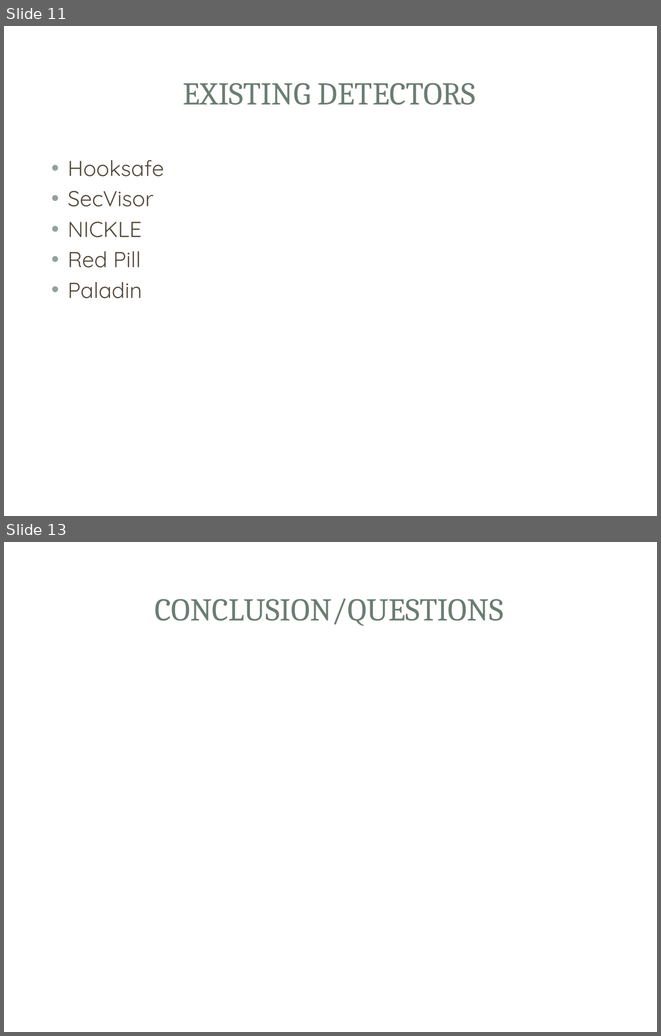
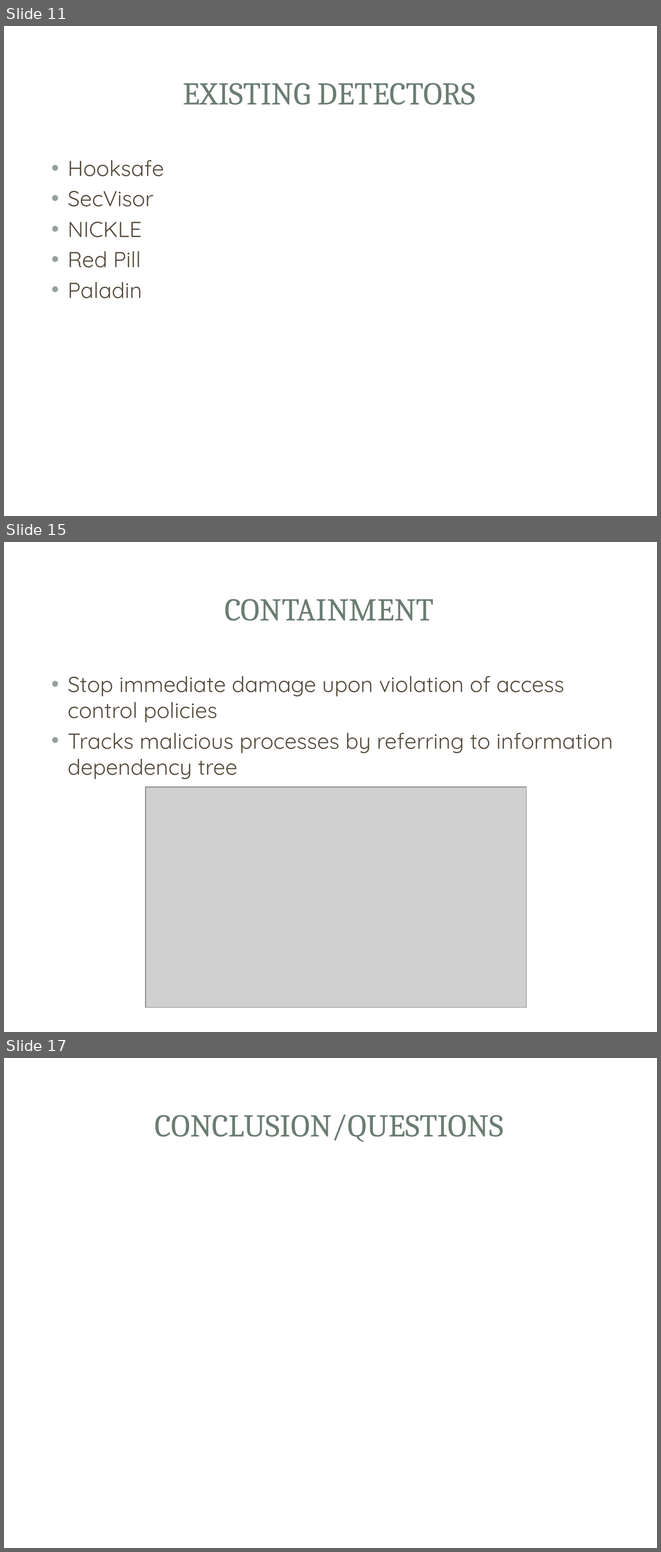
Before and after one commit to mjmalkowski11023/Computer-Security-2013, a slide deck: VMBR_Presentation.pptx. Shown one above the other, each under a label of ours: slides 11 and 13 before the commit, slides 11, 15 and 17 after it; the slides between them are not shown. The pictures are 661x1036 and 661x1552 pixels, drawn with LibreOffice and Linux fonts; fonts in the diff are those of the drawing; grey boxes stand for pictures; background and template pictures are left out. Boxes give left, top, right and bottom in pixels: in the first picture for what was removed or moved away, otherwise in the second. Text is boxed around its words. In the diff, an @@ line names an element or a change of style, - is before the commit and + after.

```diff
--- a/VMBR_Presentation.pptx
+++ b/VMBR_Presentation.pptx
@@ slide 15 added at box(4, 542, 657, 1032), background picture (left out); not listed: 3 template elements that a slide beside it also shows @@
@@ title added at box(224, 599, 434, 621), 35 pt, text #6B7D72 @@
+CONTAINMENT
@@ text added at box(68, 676, 613, 779), 24 pt, text #564B3C @@
+• Stop immediate damage upon violation of access control policies
+• Tracks malicious processes by referring to information dependency tree
@@ picture added at box(146, 787, 527, 1007) @@
@@ what was slide 13 is now slide 17 @@
```
Also in this commit, not shown: 1 slide changed, 3 other slides added.
